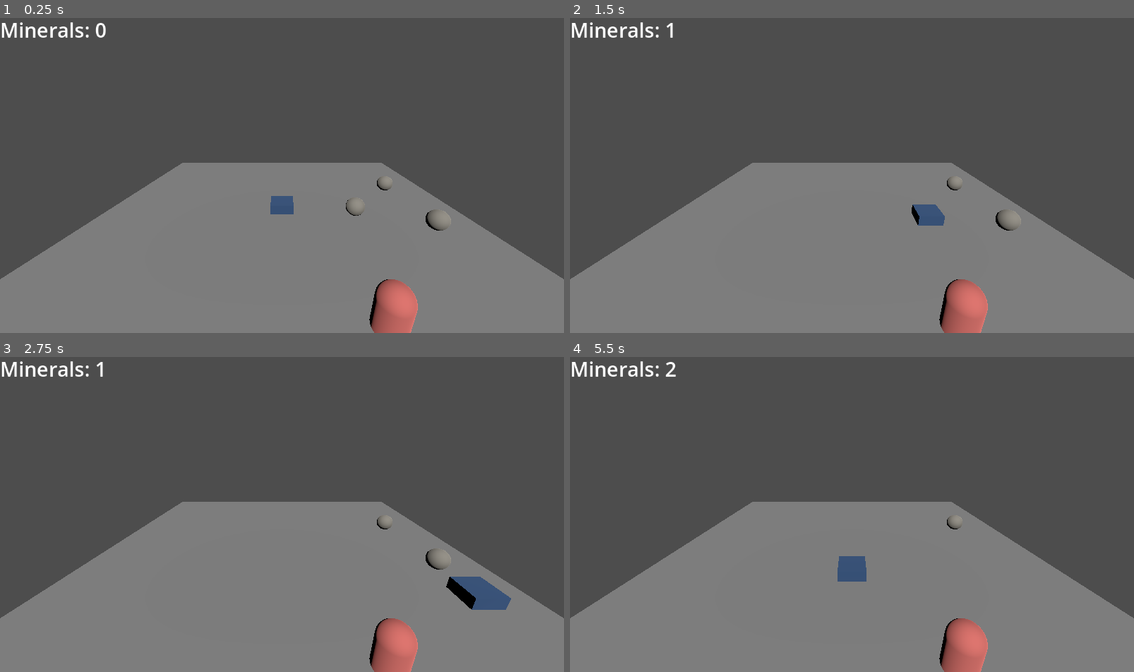
Above: before the commit, frames 1-4 (two rows, left to right).
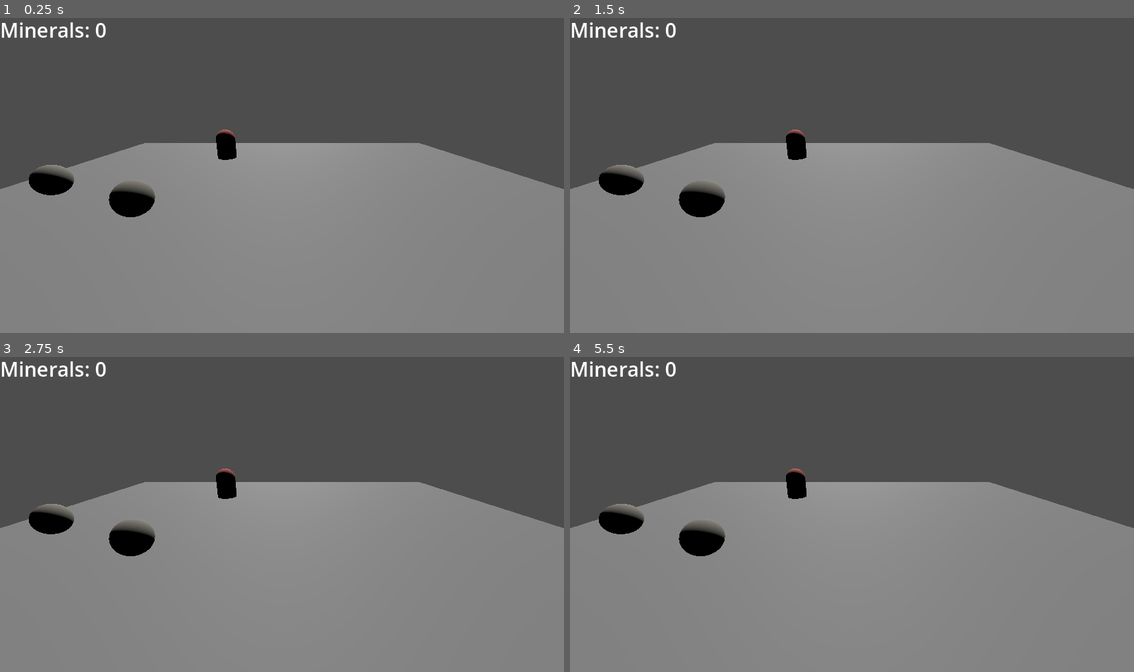
Above: after the commit, the same moments.

Repository: Emaro/rovers-journey
Game: Godot game, scene res://scenes/main.tscn
The game is run twice, just before and just after one commit, with the same random seed, the same clock (stepped at 60 frames per second) and the same inputs.
Inputs:
- Up to frame 1 (0.25 s): no input
- Up to frame 2 (1.5 s): tap Enter at 0.5 s; hold D (move_right) 0.53-1.28 s; tap E (interact) at 0.6, 1.35 s; hold S (move_back) from 1.28 s (still down)
- Up to frame 3 (2.75 s): release S (move_back) at 2.03 s; hold D (move_right) from 2.03 s (still down); tap E (interact) at 2.1 s
- Up to frame 4 (5.5 s): release D (move_right) at 2.78 s; hold Up (move_forward) 2.78-3.53 s; tap E (interact) every 0.75 s from 2.85 to 5.1 s; hold A (move_left) 3.53-5.03 s; hold S (move_back) from 5.03 s (still down)

The runs differ from the first frame. In frame 1, 17% of the frame differs, in the area x 0-100%, y 35-100%; in frame 2, 17%; in frame 3, 17%, in the area x 0-100%, y 1-100%; in frame 4, 17%.

Commit message:
Add rover vehicle

Diff:
--- a/project.godot
+++ b/project.godot
@@ -48,6 +48,7 @@
 interact={
 "deadzone": 0.2,
 "events": [Object(InputEventKey,"resource_local_to_scene":false,"resource_name":"","device":-1,"window_id":0,"alt_press …(192 unchanged characters)…
+, Object(InputEventKey,"resource_local_to_scene":false,"resource_name":"","device":-1,"window_id":0,"alt_pressed":false,"shift_pressed":false,"ctrl_pressed":false,"meta_pressed":false,"pressed":false,"keycode":0,"physical_keycode":69,"key_label":0,"unicode":101,"location":0,"echo":false,"script":null)
 ]
 }
 
--- a/scenes/main.tscn
+++ b/scenes/main.tscn
@@ -1,11 +1,14 @@
-[gd_scene load_steps=6 format=3 uid="uid://b8h0h8nkkq1yv"]
+[gd_scene load_steps=7 format=3 uid="uid://b8h0h8nkkq1yv"]
 
-[ext_resource type="PackedScene" uid="uid://11p5xm2bbg3q" path="res://scenes/rover.tscn" id="1_o5qli"]
 [ext_resource type="PackedScene" uid="uid://bgnxgqf6eg6w4" path="res://scenes/resource.tscn" id="2_0wfyh"]
 [ext_resource type="PackedScene" uid="uid://b1cq10wl1t6rd" path="res://ui/hud.tscn" id="3_sugp2"]
 [ext_resource type="PackedScene" uid="uid://b38w75aqlbwan" path="res://scenes/alien.tscn" id="4_jyhfs"]
+[ext_resource type="PackedScene" uid="uid://dv36k1xeid7yn" path="res://scenes/roverljfp.tscn" id="5_tbgi4"]
 
 [sub_resource type="PlaneMesh" id="PlaneMesh_sgp6g"]
+
+[sub_resource type="BoxShape3D" id="BoxShape3D_tbgi4"]
+size = Vector3(20, 2, 20)
 
 [node name="Main" type="Node3D"]
 
@@ -15,13 +18,6 @@
 
 [node name="DirectionalLight3D" type="DirectionalLight3D" parent="."]
 transform = Transform3D(1, 0, 0, 0, 0.70710677, 0.70710677, 0, -0.70710677, 0.70710677, 0, 0, 0)
-
-[node name="Camera3D" type="Camera3D" parent="."]
-transform = Transform3D(1, 0, 0, 0, 0.9396926, 0.34202012, 0, -0.34202012, 0.9396926, 0, 6, 10)
-current = true
-
-[node name="Rover" parent="." instance=ExtResource("1_o5qli")]
-transform = Transform3D(1, 0, 0, 0, 1, 0, 0, 0, 1, 0, 0.6, 0)
 
 [node name="Resource" parent="." instance=ExtResource("2_0wfyh")]
 transform = Transform3D(1, 0, 0, 0, 1, 0, 0, 0, 1, 7.158, 0.5, -3.334)
@@ -36,3 +32,17 @@
 
 [node name="Alien" parent="." instance=ExtResource("4_jyhfs")]
 transform = Transform3D(1, 0, 0, 0, 1, 0, 0, 0, 1, 3, 0.5, 6)
+
+[node name="Rover" parent="." instance=ExtResource("5_tbgi4")]
+transform = Transform3D(1, 0, 0, 0, 1, 0, 0, 0, 1, 0, 3.2450998, 0)
+metadata/_edit_lock_ = true
+
+[node name="Camera3D" type="Camera3D" parent="Rover"]
+transform = Transform3D(-1, 2.9900352e-08, -8.215054e-08, 0, 0.9396927, 0.34202015, 8.742278e-08, 0.34202015, -0.9396927, 0, 3, -5)
+current = true
+
+[node name="StaticBody3D" type="StaticBody3D" parent="."]
+
+[node name="CollisionShape3D" type="CollisionShape3D" parent="StaticBody3D"]
+transform = Transform3D(1, 0, 0, 0, 1, 0, 0, 0, 1, 0, -1, 0)
+shape = SubResource("BoxShape3D_tbgi4")
--- a/scripts/rover.gd
+++ b/scripts/rover.gd
@@ -3,6 +3,7 @@
 @export var move_speed := 5.0
 
 func _physics_process(delta: float) -> void:
+
 	var input_dir = Vector3.ZERO
 
 	if Input.is_action_pressed("move_forward"):
